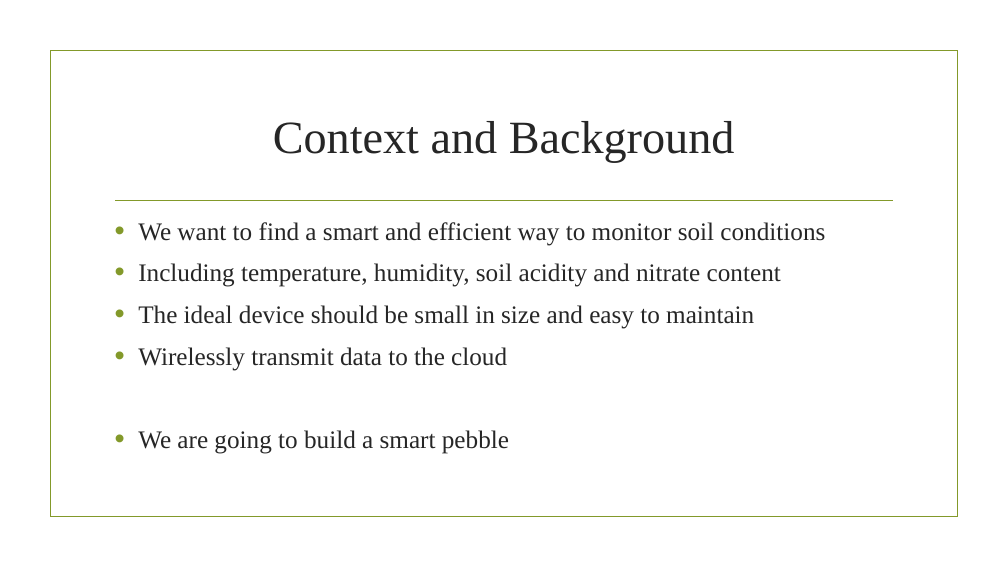
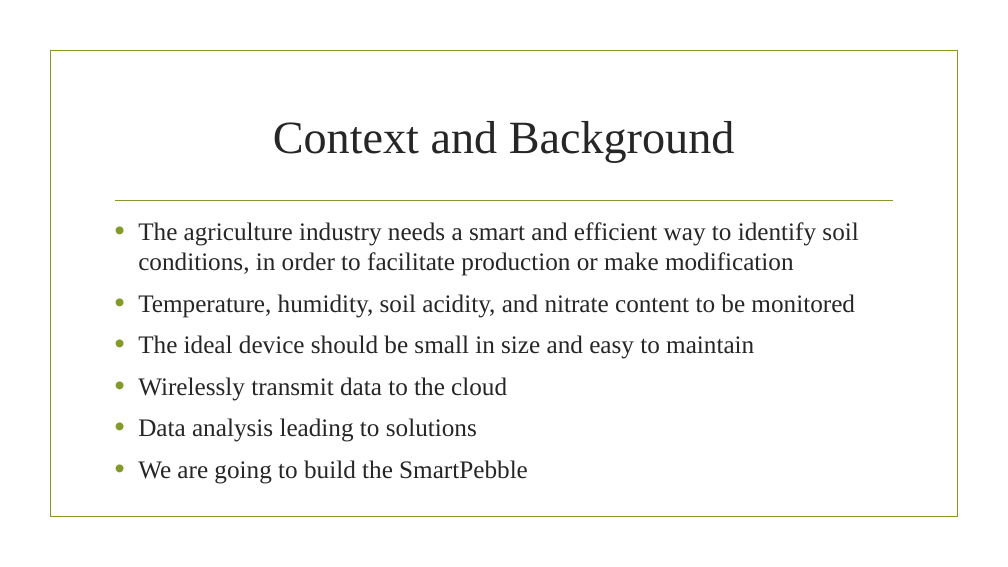
Before and after one commit to johnkmj/tufts_comp50_shared, a slide deck: slide 2 of HW1.pptx. Drawn at 1008x567 pixels with LibreOffice and Linux fonts; fonts in the diff are those of the drawing; background and template pictures are left out. Boxes give left, top, right and bottom in pixels: in the first picture for what was removed or moved away, otherwise in the second. Text is boxed around its words. In the diff, an @@ line names an element or a change of style, - is before the commit and + after.

Commit message:
HW1

```diff
--- a/HW1.pptx
+++ b/HW1.pptx
@@ text at box(138, 222, 858, 318): text changed @@
-• We want to find a smart and efficient way to monitor soil conditions
-• Including temperature, humidity, soil acidity and nitrate content
+• The agriculture industry needs a smart and efficient way to identify soil conditions, in order to facilitate production or make modification
+• Temperature, humidity, soil acidity, and nitrate content to be monitored
@@ text at box(138, 418, 528, 484): text changed @@
-• We are going to build a smart pebble
+• Data analysis leading to solutions
+• We are going to build the SmartPebble
```
Also in this commit, not shown: 3 other slides changed.
